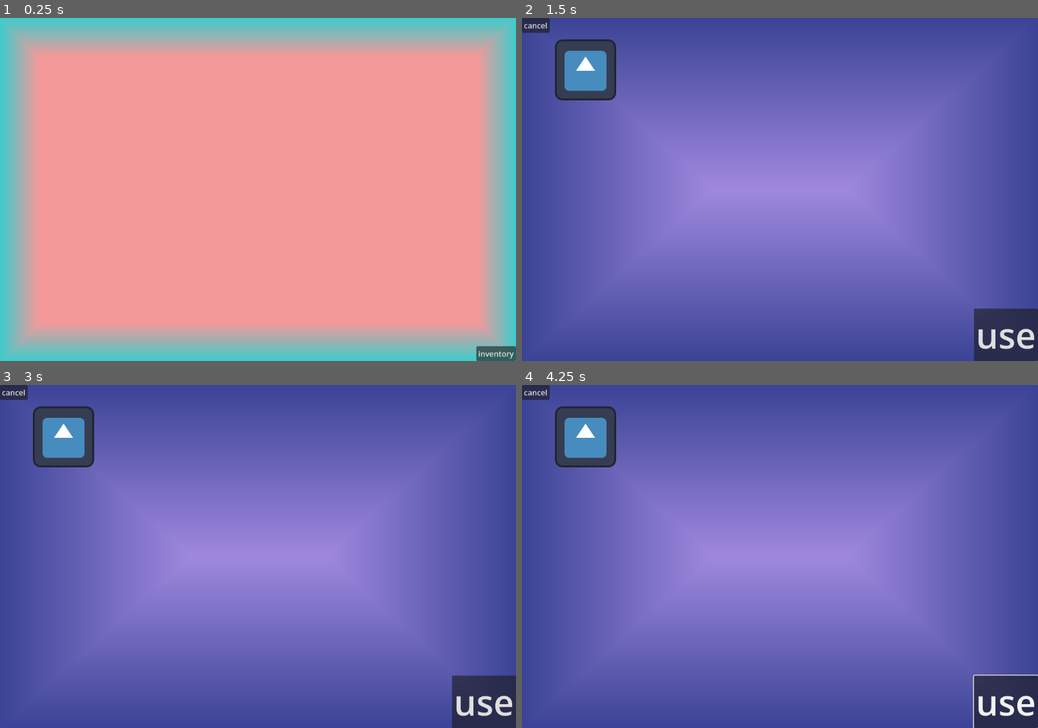
Above: before the commit, frames 1-4 (two rows, left to right).
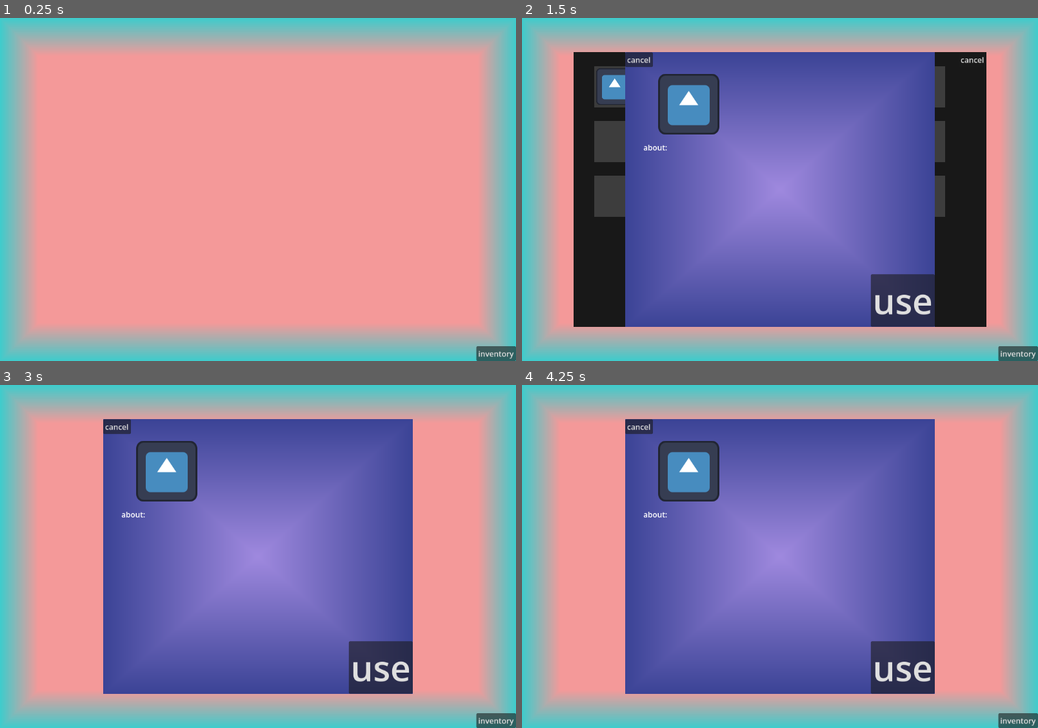
Above: after the commit, the same moments.

Repository: smkillerz777-star/Magia-Infinita
Game: Godot game, scene res://main_game.tscn
The game is run twice, just before and just after one commit, with the same random seed, the same clock (stepped at 60 frames per second) and the same inputs. The engine's default icon, where the game draws it, is replaced by a stand-in: a white triangle on a blue panel in a dark square.
Inputs (mouse positions are in pixels of both pictures, inside the frame that each line leads up to):
- Up to frame 1 (0.25 s): no input
- Up to frame 2 (1.5 s): click "inventory" at 0.5 s; click (614, 86) at 1.25 s
- Up to frame 3 (3 s): click "use" at 2 s; click "cancel" at 2.75 s
- Up to frame 4 (4.25 s): tap Enter at 3.5 s; move the mouse to (893, 539) at 3.52 s; press the mouse at (893, 539) at 3.53 s; hold Right from 3.53 s (still down)

The runs differ from the first frame. In frame 2, 72% of the frame differs, in the area x 0-100%, y 0-100%; in frame 3, 72%; in frame 4, 72%.

Commit message:
added subviewport to 3d,logic to activate()
now when the circle is activated the line that is completed will become child of sub viewport and that sub viewport will become texture of box mesh

Diff:
--- a/magia-infinita/3d_main_game.tscn
+++ b/magia-infinita/3d_main_game.tscn
@@ -12,7 +12,16 @@
 sky = SubResource("Sky_c8no7")
 tonemap_mode = 2
 
+[sub_resource type="ViewportTexture" id="ViewportTexture_83llj"]
+viewport_path = NodePath("SubViewportContainer/SubViewport")
+
+[sub_resource type="StandardMaterial3D" id="StandardMaterial3D_c8no7"]
+resource_local_to_scene = true
+albedo_texture = SubResource("ViewportTexture_83llj")
+
 [sub_resource type="BoxMesh" id="BoxMesh_83llj"]
+resource_local_to_scene = true
+material = SubResource("StandardMaterial3D_c8no7")
 
 [node name="Node3D" type="Node3D" unique_id=1737870311]
 
@@ -23,9 +32,24 @@
 transform = Transform3D(-0.8660254, -0.43301278, 0.25, 0, 0.49999997, 0.86602545, -0.50000006, 0.75, -0.43301266, 0, 0, 0)
 shadow_enabled = true
 
+[node name="SubViewportContainer" type="SubViewportContainer" parent="." unique_id=1659393515]
+visible = false
+anchors_preset = 15
+anchor_right = 1.0
+anchor_bottom = 1.0
+grow_horizontal = 2
+grow_vertical = 2
+
+[node name="SubViewport" type="SubViewport" parent="SubViewportContainer" unique_id=1960345483]
+handle_input_locally = false
+size = Vector2i(1080, 720)
+render_target_update_mode = 0
+
 [node name="Camera3D" type="Camera3D" parent="." unique_id=930277790]
 transform = Transform3D(1, 0, 0, 0, 1, 0, 0, 0, 1, 0, 0, 0.54399884)
+current = true
 
 [node name="MeshInstance3D" type="MeshInstance3D" parent="." unique_id=964270553]
 transform = Transform3D(1, 0, 0, 0, 1, 0, 0, 0, 1, 0, 0, -1.073868)
+visible = false
 mesh = SubResource("BoxMesh_83llj")
--- a/magia-infinita/information.tscn
+++ b/magia-infinita/information.tscn
@@ -14,9 +14,10 @@
 
 [node name="information" type="Control" unique_id=1531515262]
 layout_mode = 3
-anchors_preset = 15
-anchor_right = 1.0
-anchor_bottom = 1.0
+anchor_left = 0.2
+anchor_top = 0.1
+anchor_right = 0.8
+anchor_bottom = 0.9
 grow_horizontal = 2
 grow_vertical = 2
 script = ExtResource("1_oip44")
@@ -35,7 +36,6 @@
 texture = ExtResource("1_lwf7n")
 
 [node name="About" type="Label" parent="." unique_id=1887195577]
-visible = false
 layout_mode = 1
 anchors_preset = -1
 anchor_left = 0.058
--- a/magia-infinita/main_game.gd
+++ b/magia-infinita/main_game.gd
@@ -1,14 +1,12 @@
 extends Control
 var i = 0
-func _process(deltall):
+func _process(_delta):
 	if(Input.is_action_just_pressed("draw")):
 		$lines.add_child(Line2D.new())
 	elif(Input.is_action_pressed("draw")):
 		$lines.get_child(i).add_point((get_global_mouse_position()))
 	elif(Input.is_action_just_released("draw")):
-		print($lines.get_child(i).points.size())
 		if($lines.get_child(i).points.size()<30):
-			print("deleted")
 			$lines.get_child(i).queue_free()
 		elif(is_complete()):
 			$lines.get_child(i).default_color = Color(0,0,0,1)
@@ -20,12 +18,17 @@
 		pass
 func is_complete():
 	if($lines.get_child(i).points[0].distance_to($lines.get_child(i).points[$lines.get_child(i).points.size()-1])<5):
-			print("complete by itself")
 			return true
 
 
 func _on_inventory_pressed() -> void:
 	add_child(load("res://inventory.tscn").instantiate())
 
-func activate(_line):
-	get_tree().change_scene_to_file("res://3d_main_game.tscn")
+func activate(line: Line2D):
+	$lines.remove_child(line)
+	get_child(0).visible = false
+	get_child(1).visible = false
+	get_child(2).visible = false
+	get_child(3).visible = true
+	get_child(3).get_child(2).visible = true
+	get_child(3).get_child(2).get_child(0).add_child(line)
--- a/magia-infinita/main_game.tscn
+++ b/magia-infinita/main_game.tscn
@@ -1,6 +1,7 @@
 [gd_scene format=3 uid="uid://dak7h6lc532gs"]
 
 [ext_resource type="Script" uid="uid://cmq2ujylspex7" path="res://main_game.gd" id="1_1oj5k"]
+[ext_resource type="PackedScene" uid="uid://dyrb050hd1chi" path="res://3d_main_game.tscn" id="2_yx7mw"]
 
 [sub_resource type="StyleBoxFlat" id="StyleBoxFlat_1oj5k"]
 bg_color = Color(0.95686275, 0.6, 0.6, 1)
@@ -47,4 +48,7 @@
 offset_right = 40.0
 offset_bottom = 40.0
 
+[node name="3d_world" parent="." unique_id=1737870311 instance=ExtResource("2_yx7mw")]
+visible = false
+
 [connection signal="pressed" from="inventory" to="." method="_on_inventory_pressed"]
